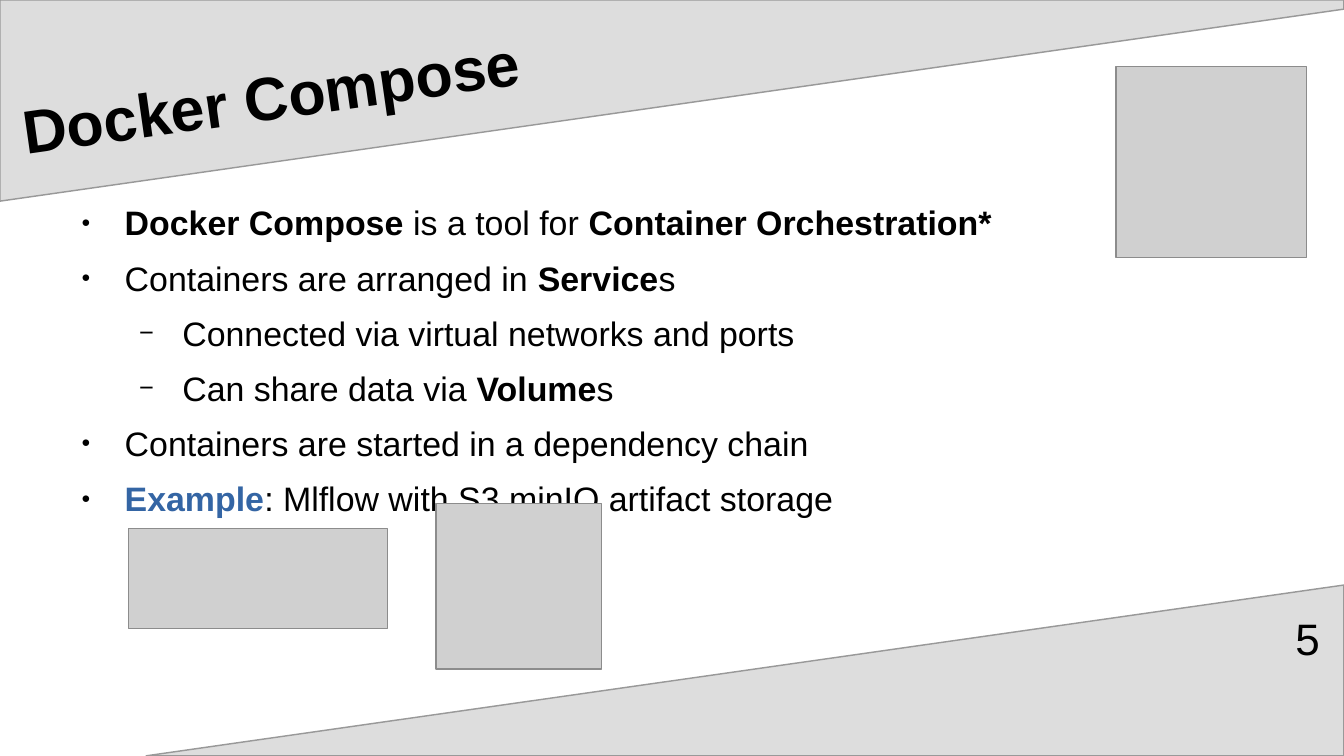
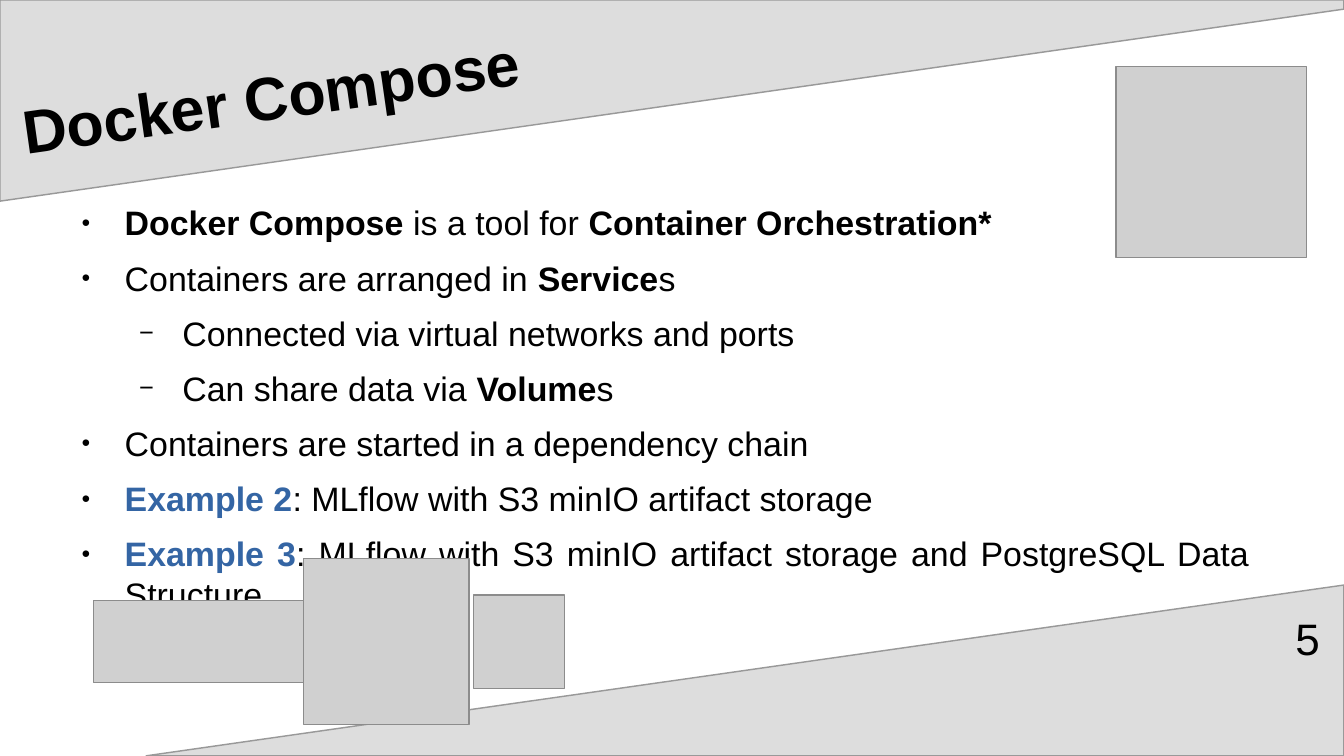
Before and after one commit to upart/cabinops, a slide deck: slide 5 of documentation/Introduction.odp. Drawn at 1344x756 pixels with LibreOffice and Linux fonts; fonts in the diff are those of the drawing; grey boxes stand for pictures. Boxes give left, top, right and bottom in pixels: in the first picture for what was removed or moved away, otherwise in the second. Text is boxed around its words. In the diff, an @@ line names an element or a change of style, - is before the commit and + after.

Commit message:
add pod example

```diff
--- a/documentation/Introduction.odp
+++ b/documentation/Introduction.odp
@@ text at (125, 486, 1249, 601): text changed @@
-● Example: Mlflow with S3 minIO artifact storage
+● Example 2: MLflow with S3 minIO artifact storage
+● Example 3: MLflow with S3 minIO artifact storage and PostgreSQL Data Structure
@@ picture: place and size @@
-picture at (437, 504, 602, 670)
+picture at (304, 559, 470, 724)
@@ picture added at (474, 595, 565, 689) @@
@@ picture: place and size @@
-picture at (128, 529, 387, 629)
+picture at (94, 600, 309, 683)
```
Also in this commit, not shown: 2 other slides changed, 5 other files.
